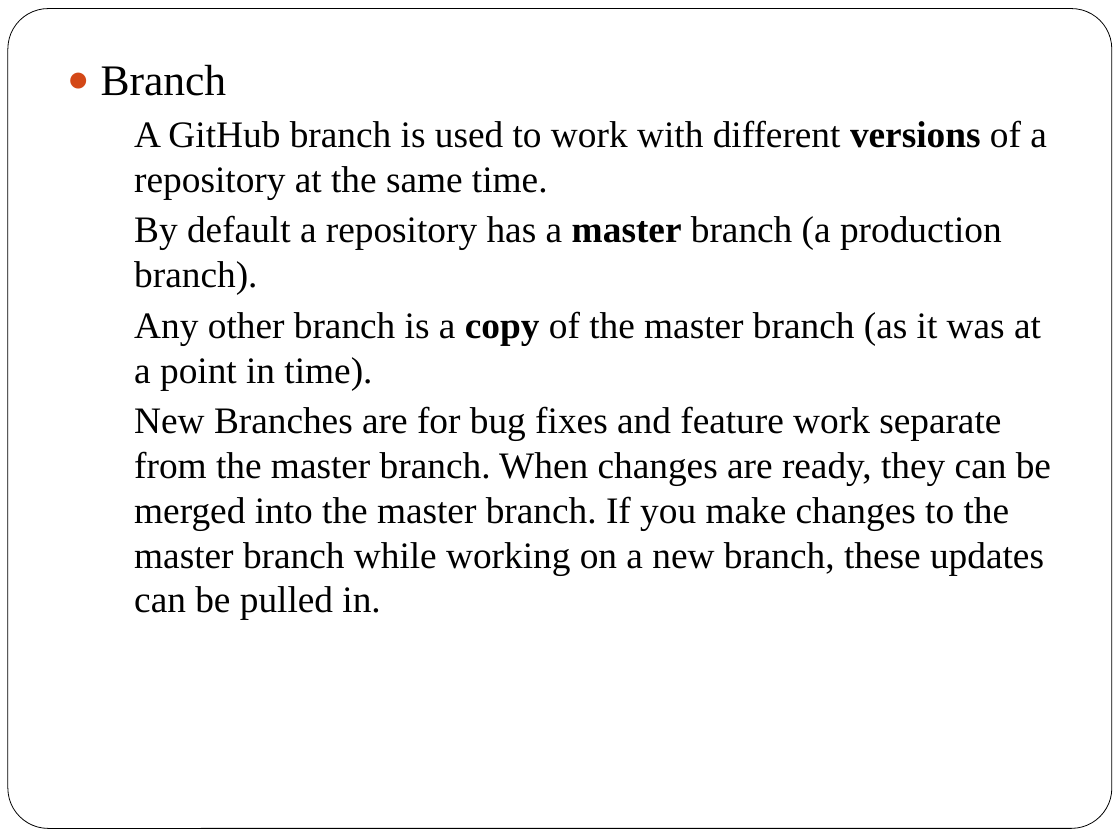
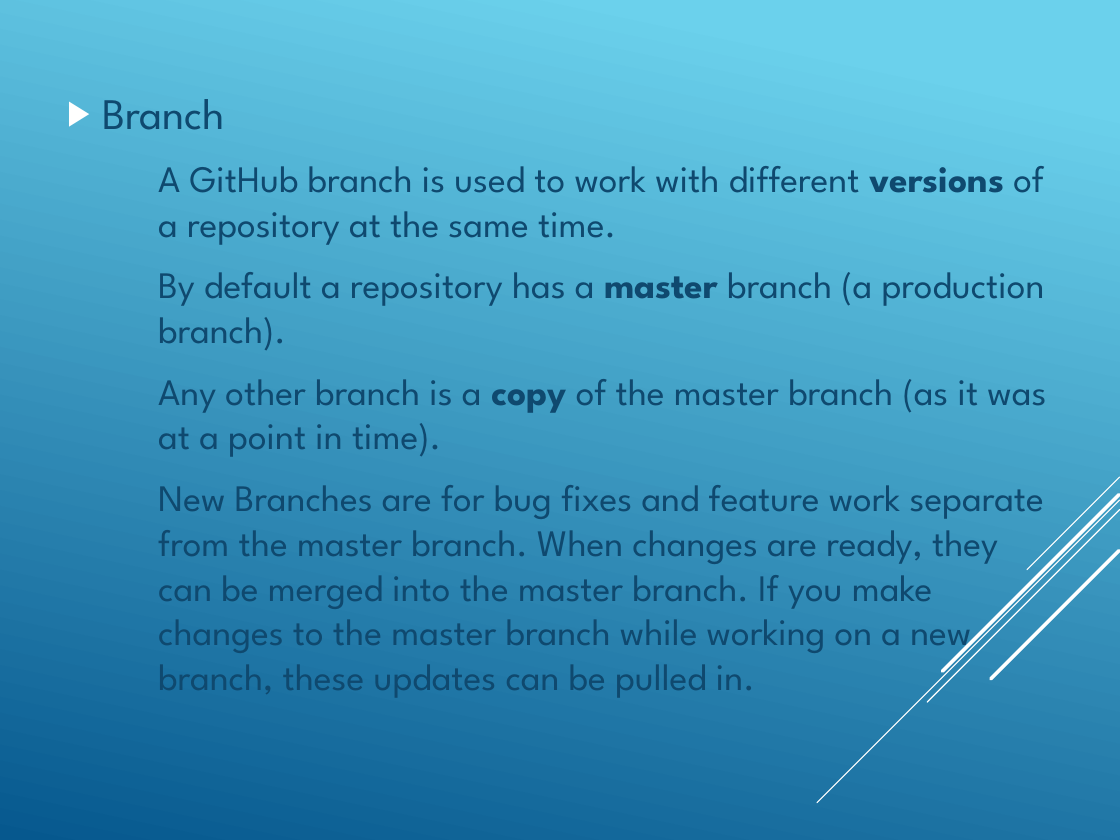
Before and after one commit to billdan02/schoolWork, a slide deck: slide 12 of powerpoint/GitGithubGitpages.pptx. Drawn at 1120x840 pixels with LibreOffice and Linux fonts; fonts in the diff are those of the drawing. Boxes give left, top, right and bottom in pixels: in the first picture for what was removed or moved away, otherwise in the second. Text is boxed around its words. In the diff, an @@ line names an element or a change of style, - is before the commit and + after.

```diff
--- a/powerpoint/GitGithubGitpages.pptx
+++ b/powerpoint/GitGithubGitpages.pptx
@@ background #FFFFFF to gradient #6ED2EB to #06588E @@
@@ rounded rectangle removed at box(8, 9, 1112, 829) @@
@@ text "Branch" at box(102, 99, 1046, 698): font Times New Roman to League Spartan, text colour #000000 to #0F496F; bullet ● to ▶; more space between paragraphs; bullet colour #D34817 to #FFFFFF; indent changed; vertical alignment top to middle @@
@@ group added at box(818, 477, 1120, 803): 5 lines @@
```
Also in this commit, not shown: 13 other slides changed, 1 other file.
